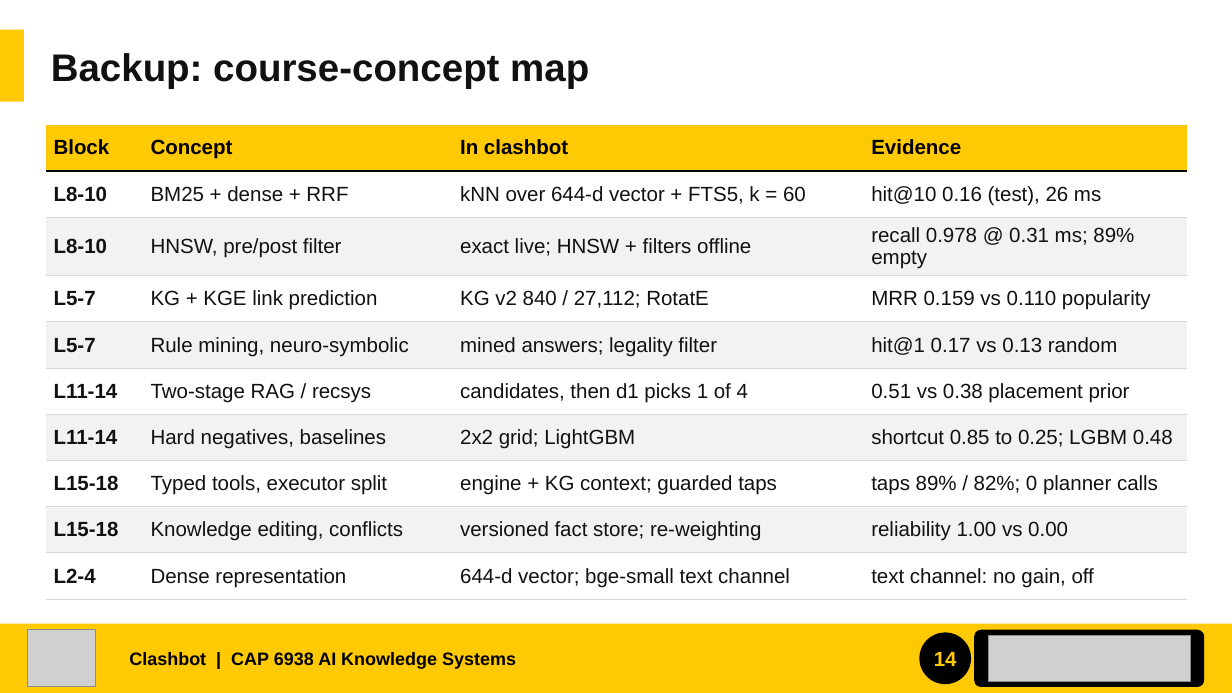
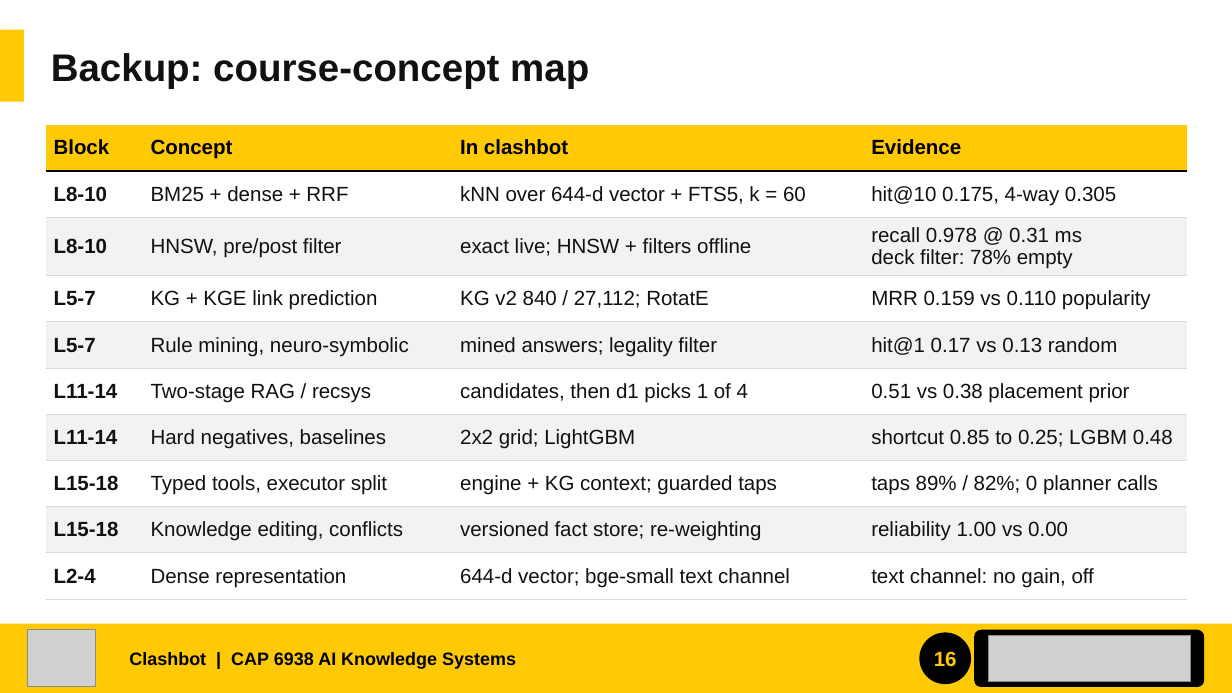
Before and after one commit to JylerTackson/clashBot, a slide deck: slide 16 of docs/report/slides/clashbot_showcase.pptx (slide 14 before the commit). Drawn at 1232x693 pixels with LibreOffice and Linux fonts; fonts in the diff are those of the drawing; grey boxes stand for pictures. Boxes give left, top, right and bottom in pixels: in the first picture for what was removed or moved away, otherwise in the second. Text is boxed around its words. In the diff, an @@ line names an element or a change of style, - is before the commit and + after.

```diff
--- a/docs/report/slides/clashbot_showcase.pptx
+++ b/docs/report/slides/clashbot_showcase.pptx
@@ table at (x1=46, y1=125, x2=1188, y2=599) @@
-row 2, column 4: hit@10 0.16 (test), 26 ms
+row 2, column 4: hit@10 0.175, 4-way 0.305
-row 3, column 4: recall 0.978 @ 0.31 ms; 89% empty
+row 3, column 4: recall 0.978 @ 0.31 ms / deck filter: 78% empty
@@ page number at (x1=934, y1=651, x2=957, y2=667): text changed @@
-14
+16
```
Also in this commit, not shown: 3 slides added, 1 slide removed, 4 other files.
